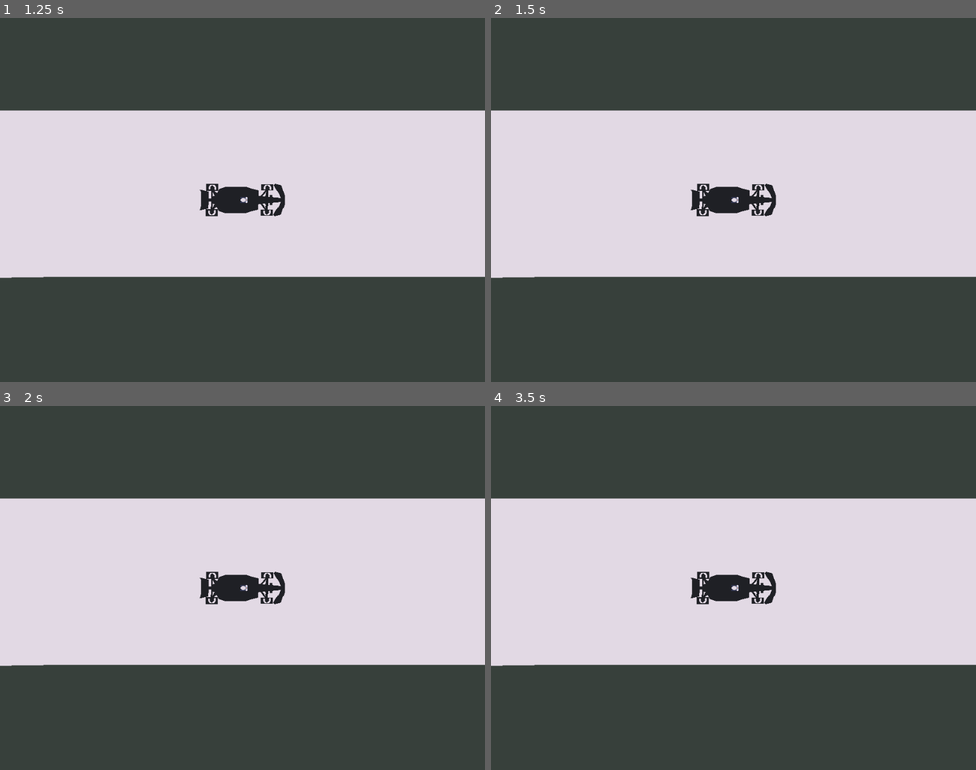
Above: before the commit, frames 1-4 (two rows, left to right).
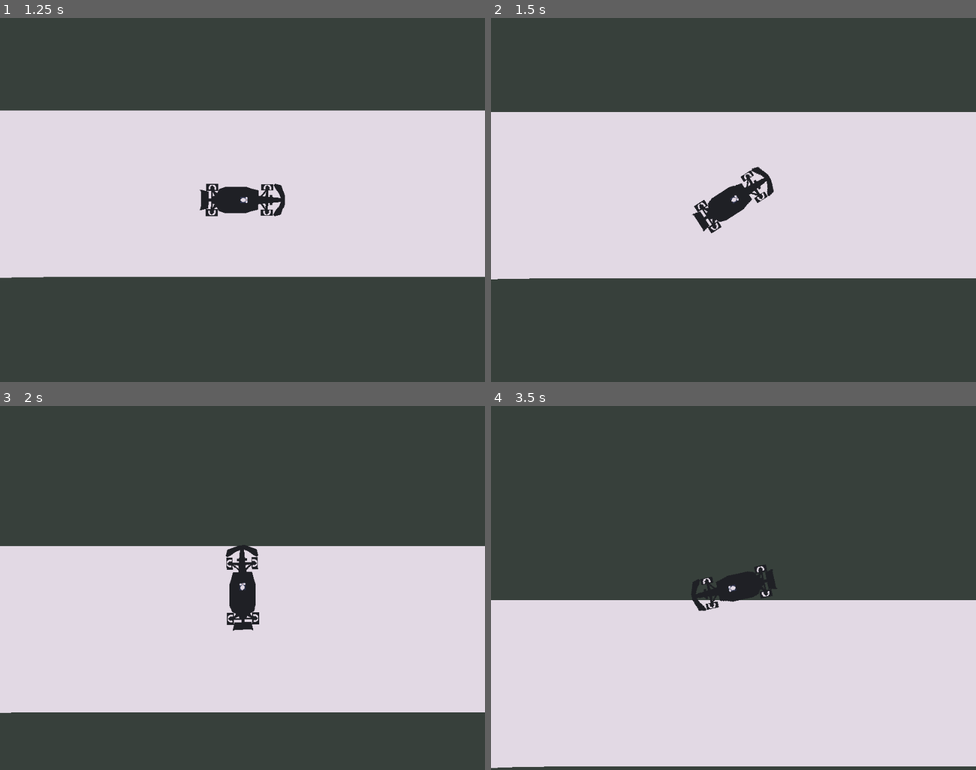
Above: after the commit, the same moments.

Repository: NoFoxTuGiv/formula-eight-bit
Game: Godot game, scene res://scenes/ui/main_menu.tscn
Two runs of this game, one before a commit and one after it. Both use one fixed random seed, a clock stepped at 60 frames per second and the inputs below.
Inputs:
- Up to frame 1 (1.25 s): click "Play" at 0.5 s
- Up to frame 2 (1.5 s): tap Enter at 1.25 s; hold W (accelerate) from 1.28 s (still down); hold A (turn_l) from 1.28 s (still down)
- Up to frame 3 (2 s): keep holding W (accelerate); keep holding A (turn_l); tap D (turn_r) at 1.55 s
- Up to frame 4 (3.5 s): release W (accelerate) at 2.03 s; release A (turn_l) at 2.03 s; hold S (brake) 2.03-2.78 s; tap D (turn_r) at 2.1, 3.05 s; tap A (turn_l) at 2.3 s; hold W (accelerate) from 2.78 s (still down); hold A (turn_l) from 2.78 s (still down)

Frame 1 is identical in both runs. In frame 2, 2.1% of the frame differs, in the area x 0-100%, y 25-72%; in frame 3, 28%; in frame 4, 55%, in the area x 0-100%, y 25-100%.

Commit message:
Car movement basics done
Shit moves like a car instead of a spaceship now.
Deffo need to tweak things once I have a solid test track built. Feels okay, but could be better.

Diff:
--- a/scripts/player.gd
+++ b/scripts/player.gd
@@ -1,24 +1,65 @@
 extends CharacterBody2D
 
-
-const SPEED = 300.0
-const JUMP_VELOCITY = -400.0
-
+# === CAR HANDLING VARIABLES ===
+@export var max_speed = 1000.0  # Maximum forward speed (pixels/sec). Increase for a faster car.
+@export var max_turn_rate = 3.0  # Maximum rotation speed (radians/sec). Higher values yield sharper turns.
+@export var acceleration = 500.0  # Forward acceleration. Higher makes the car accelerate faster.
+@export var friction = 300.0  # Passive deceleration when no input is applied.
+@export var braking_force = 800.0  # Deceleration when braking; should be stronger than friction.
+@export var reverse_speed_limit = 300.0  # Maximum reverse speed (pixels/sec), typically slower than forward.
 
 func _physics_process(delta: float) -> void:
-	# Accelerate to maximum when accelerate is pressed
-	# Brake when breake is pressed
-	# Turn left or right when either is pressed
-	#	- Vary turn strength by speed (emulate drive by wire)
-	# Do not turn when no forward or backward momentum.
-	# 	(Turning multiplies vel by perpendicular vector?)
+	# Calculate the car's forward direction based on its rotation.
+	var forward_vector = Vector2.UP.rotated(rotation)
+	# Calculate the right (perpendicular) vector; used for lateral friction.
+	var right_vector = forward_vector.rotated(PI/2)
+
+	# === TURNING SYSTEM ===
+	# Get steering input: positive for right, negative for left.
+	var steering_input = Input.get_action_strength("turn_r") - Input.get_action_strength("turn_l")
+
+	# turn_factor scales the steering responsiveness:
+	# - At low speeds (velocity.length() is small), turn_factor is close to 1.0 → more responsive.
+	# - At high speeds (velocity.length() near max_speed), turn_factor approaches the minimum (0.3) → less responsive.
+	# TODO: Should I make these export variables?
+	var turn_factor = clamp(1.0 - (velocity.length() / max_speed), 0.5, 1.0)
+
+	# Calculate angular velocity from the steering input.
+	var angular_velocity = steering_input * turn_factor * max_turn_rate
+
+	if steering_input != 0:
+		rotation += angular_velocity * delta
+
+	# === ACCELERATION & BRAKING ===
+	# Accelerate forward when "accelerate" is pressed.
+	if Input.is_action_pressed("accelerate"):
+		velocity += forward_vector * acceleration * delta
+
+	# Braking:
+	# - If the car is moving (speed > threshold), apply a strong braking force.
+	# - If nearly stopped, allow for a slow reverse by accelerating backward.
+	if Input.is_action_pressed("brake"):
+		if velocity.length() > 10.0:
+			velocity -= forward_vector * braking_force * delta
+		else:
+			velocity -= forward_vector * acceleration * delta * 0.5  # Reverse acceleration is weaker.
+
+	# === PREVENT EXCEEDING REVERSE SPEED ===
+	# If moving backward (dot product negative), cap the reverse speed.
+	if velocity.dot(forward_vector) < 0:
+		velocity = velocity.limit_length(reverse_speed_limit)
+
+	# === TRACTION SYSTEM ===
+	# Gradually align the velocity vector with the car's forward direction to reduce drift.
+	velocity = velocity.lerp(forward_vector * velocity.length(), delta * 5.0)
+
+	# === LATERAL FRICTION (Prevents Sideways Sliding) ===
+	# Calculate lateral (sideways) speed and subtract it to simulate tire grip.
+	var lateral_speed = velocity.dot(right_vector)
+	velocity -= right_vector * lateral_speed * delta * 10.0
+
+	# === SPEED LIMIT ===
+	# Ensure the car's forward speed doesn't exceed the max_speed.
+	velocity = velocity.limit_length(max_speed)
+
 	move_and_slide()
-
-func _apply_acceleration() -> void:
-	pass
-
-func _apply_brake_force() -> void:
-	pass
-
-func _turn() -> void:
-	pass
